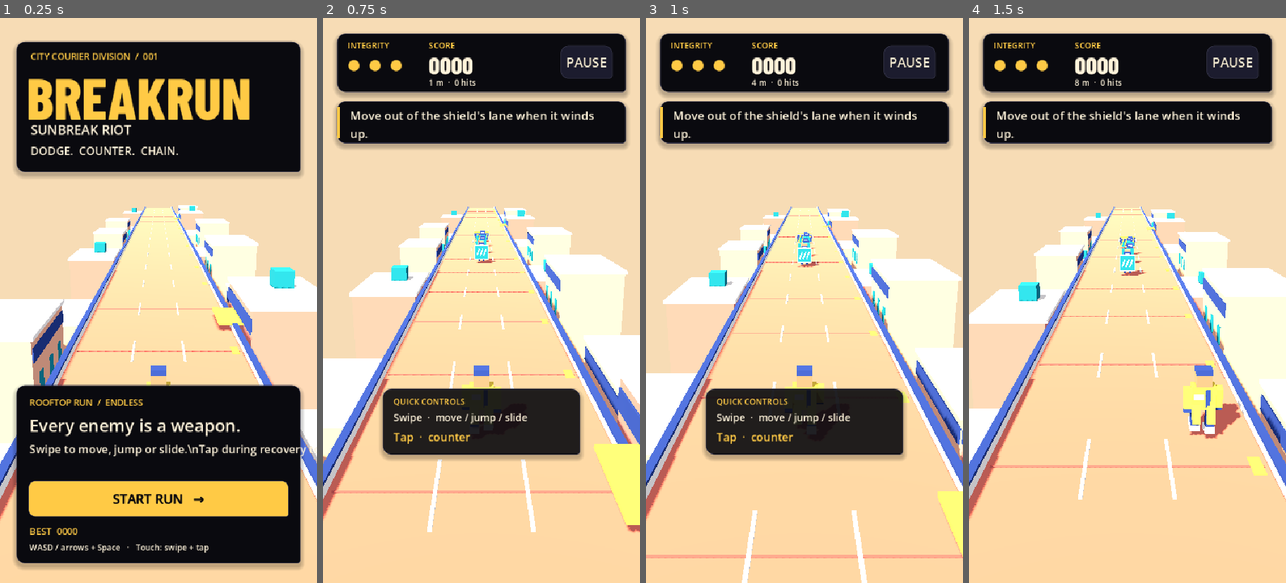
Above: before the commit, frames 1-4 (left to right).
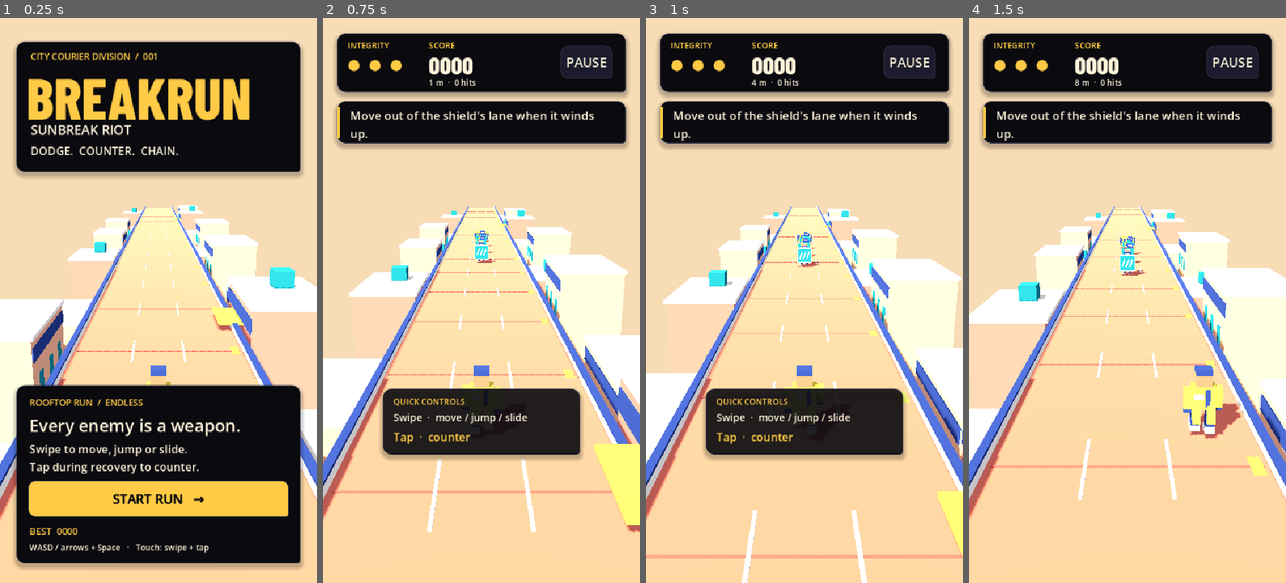
Above: after the commit, the same moments.

Repository: jiracipika/breakrun
Game: Godot game, scene res://scenes/main.tscn
Two runs of this game, one before a commit and one after it. Both use one fixed random seed, a clock stepped at 60 frames per second and the inputs below.
Inputs (mouse positions are in pixels of both pictures, inside the frame that each line leads up to):
- Up to frame 1 (0.25 s): no input
- Up to frame 2 (0.75 s): click "START RUN →" at 0.5 s
- Up to frame 3 (1 s): no input
- Up to frame 4 (1.5 s): tap Enter at 1.25, 1.35 s; move the mouse to (1197, 272) at 1.27 s; hold D from 1.28 s (still down); click (1197, 272) at 1.42 s

The runs differ from the first frame. In frame 1, 0.8% of the frame differs, in the area x 9-100%, y 75-81%; in frame 2, nothing differs; in frame 3, nothing differs; in frame 4, nothing differs.

Commit message:
Fix title copy and score update order

Diff:
--- a/scripts/main.gd
+++ b/scripts/main.gd
@@ -189,7 +189,7 @@
 	panel(title, Rect2(28, 624, 484, 303), INK)
 	label(title, "ROOFTOP RUN  /  ENDLESS", Rect2(50, 642, 430, 22), 15, GOLD)
 	label(title, "Every enemy is a weapon.", Rect2(50, 672, 440, 40), 29)
-	label(title, "Swipe to move, jump or slide.\\nTap during recovery to counter.", Rect2(50, 719, 430, 52), 19)
+	label(title, "Swipe to move, jump or slide.\nTap during recovery to counter.", Rect2(50, 719, 430, 52), 19)
 	button(title, "START RUN   →", Rect2(48, 786, 444, 62), start_run, true).name = "StartButton"
 	best_score_label = label(title, "BEST  %04d" % best_score, Rect2(50, 860, 160, 22), 16, GOLD)
 	label(title, "WASD / arrows + Space   ·   Touch: swipe + tap", Rect2(50, 890, 440, 20), 14)
@@ -519,10 +519,10 @@
 	score_label.text = "%04d" % model.score
 	var style: String = "  ×%.1f" % model.style_multiplier() if model.combo > 0 else ""
 	distance_label.text = "%d m  ·  %d hits%s" % [int(model.distance), model.combo, style]
-	best_score_label.text = "BEST  %04d" % best_score
 	if model.state == "dead" and model.score > best_score:
 		best_score = model.score
 		_save_settings()
+	best_score_label.text = "BEST  %04d" % best_score
 	var best_mark: String = "  (new!)" if model.state == "dead" and model.score == best_score and model.score > 0 else ""
 	result_label.text = "%d points · %d metres%s\nCounters %d · Chains %d · best ×%.2f\nBest: %d · Seed %d\n%s" % [model.score, int(model.distance), best_mark, model.counter_count, model.chain_count, model.style_multiplier(), best_score, model.run_seed, _failure_line()]
 	var text: String = "Move out of the shield's lane when it winds up."
